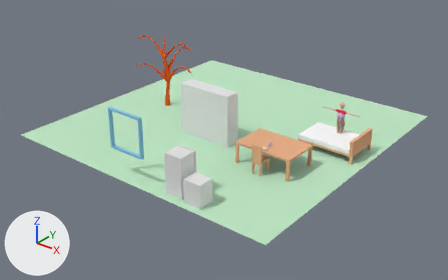
The Blender file OBJECTS VOLUME 1/OPEN_SORCER_ZMOD2.blend as it was, and as the next commit left it.
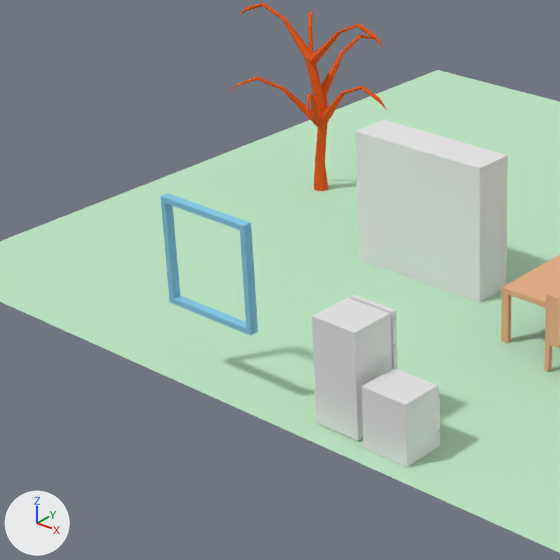
Old and new are each drawn whole from a 50 mm camera at (19.18, -24.57, 14.2) aimed at (0.43, -1.13, -0.33) and again close up on the part from 11% to 57% of the width and 12% to 87% of the height. Lighting does not change. The marker at lower left points along +X, +Y and +Z.

The older version as bpy lines, for what is in view:
```python
me_cadeira = bpy.data.meshes.new('cadeira')
me_cadeira.from_pydata(...)  # 36 vertices, 20 faces; spans x -0.26..0.25, y -0.3..0.4, z -1.0..0.5
me_cadeira.materials.append(mat_material_000)  # beige #e7af88
me_cube = bpy.data.meshes.new('Cube')
me_cube.from_pydata(...)  # 84 vertices, 74 faces; spans x -1.55..1.55, y -0.42..0.46, z -1.0..1.76
me_cube.materials.append(mat_material_016)  # white #e7e7e7
me_quadro = bpy.data.meshes.new('quadro')
me_quadro.from_pydata(...)  # 16 vertices, 16 faces; spans x -1.0..1.0, y -1.42..-1.25, z -2.54..-0.54
me_quadro.materials.append(mat_material_007)  # cyan #8acce7
ob_cadeira = bpy.data.objects.new('cadeira', me_cadeira)
ob_cadeira.location = (4.38, -3.35, 1.0)
ob_guarda_roupa = bpy.data.objects.new('guarda roupa', me_cube)
ob_guarda_roupa.location = (0.0, -1.83, 1.0)
ob_quadro = bpy.data.objects.new('quadro', me_quadro)
ob_quadro.location = (0.0, -6.29, 3.87)
# also in view: 'Geladeira' at (2.71, -7.0, 1.02); 'Plane' at (0.0, 0.0, 0.0); 'Arvore.001' at (-4.72, 0.21, 2.03); 'fogão' at (3.85, -7.19, 0.58); 'mesa' at (4.39, -2.25, 0.55)
```
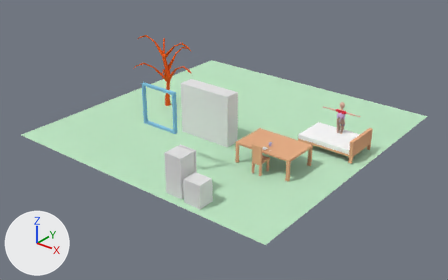
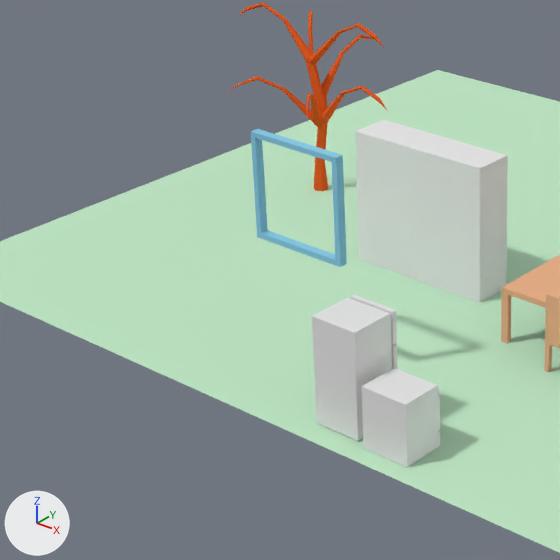
Boxes [x1, y1, x2, y2] around the edits, measured in the close-ups (560 x 560 px):
```json
{"object": "quadro", "change": "moved", "before": [160, 193, 258, 336], "after": [251, 129, 347, 267]}
```

Scene script edits in JSON lines:
```json
{"block": "me_quadro", "where": "me_quadro.from_pydata(...)  # 16 vertices, 16 faces; spans x -1.0..1.0, y -1.42..-1.25, z -2.54..-0.54"}
{"block": "me_quadro", "where": "# used by ob_quadro; location = (0.0, -6.29, 3.87)"}
{"block": "me_quadro", "change": "me_quadro part 1: the whole mesh is moved by (0.0, 1.34, 1.53)"}
{"op": "set", "path": "ob_quadro.location", "old": "(0.0, -6.29, 3.87)", "new": "(0.45, -5.89, 3.1)"}
```
